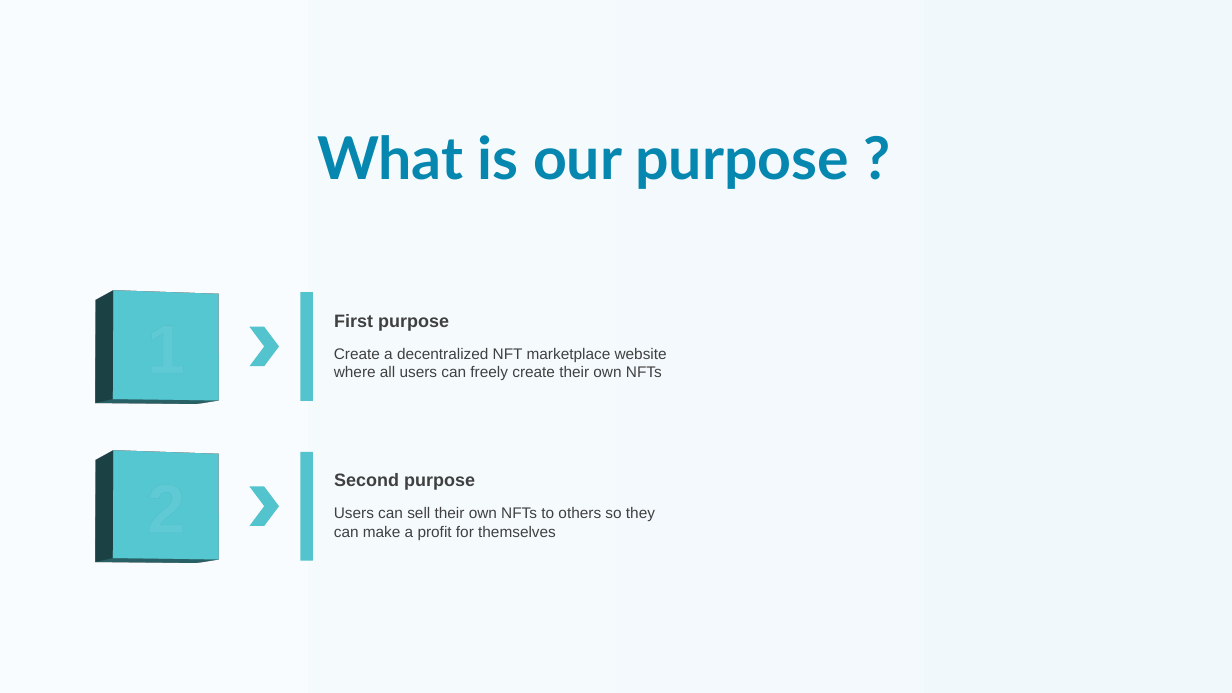
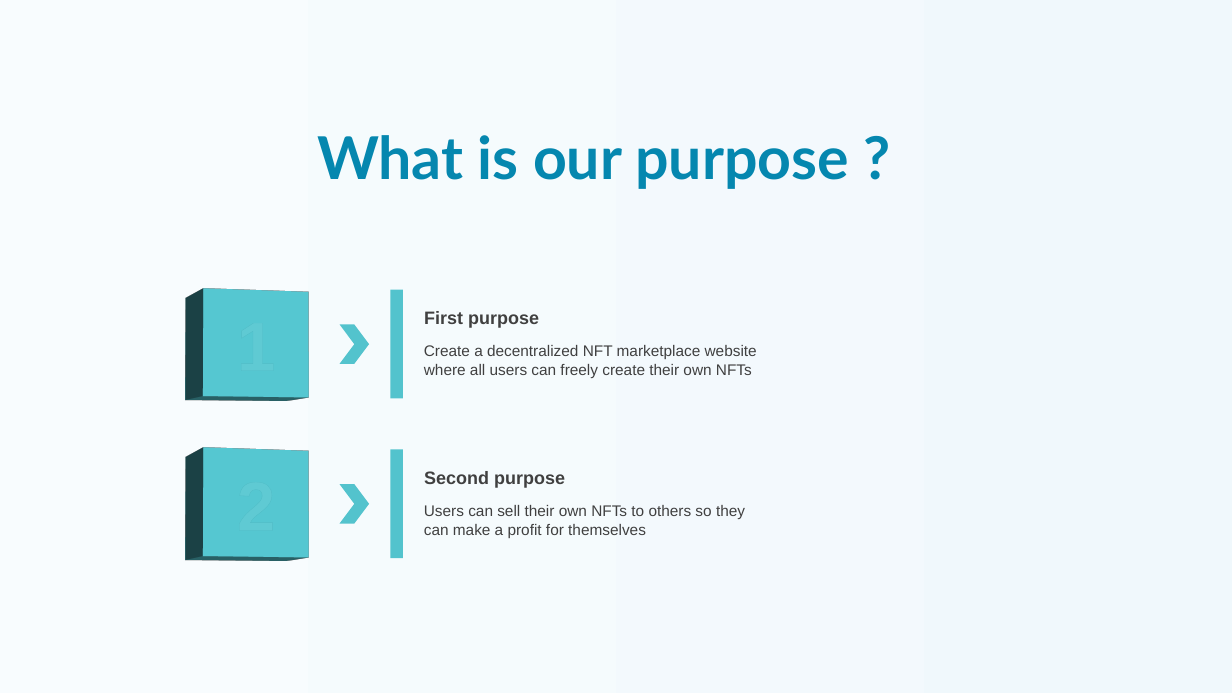
Before and after one commit to qhoangf/My-dapp, a slide deck: slide 12 of Presentation_ProjectOnSoftwareEngineering.pptx (slide 13 before the commit). Drawn at 1232x693 pixels with LibreOffice and Linux fonts; fonts in the diff are those of the drawing. Boxes give left, top, right and bottom in pixels: in the first picture for what was removed or moved away, otherwise in the second. Text is boxed around its words. In the diff, an @@ line names an element or a change of style, - is before the commit and + after.

```diff
--- a/Presentation_ProjectOnSoftwareEngineering.pptx
+++ b/Presentation_ProjectOnSoftwareEngineering.pptx
@@ 2 texts, 1 rectangle: place and size @@
-2 texts, 1 rectangle at [300, 292, 667, 540]
+2 texts, 1 rectangle at [391, 290, 757, 538]
@@ 3 rectangles, 2 texts, 2 chevrons: place and size @@
-3 rectangles, 2 texts, 2 chevrons at [112, 292, 475, 561]
+3 rectangles, 2 texts, 2 chevrons at [201, 289, 565, 558]
```
Also in this commit, not shown: 7 other slides changed, 1 slide added, 2 slides removed, 1 other file.
